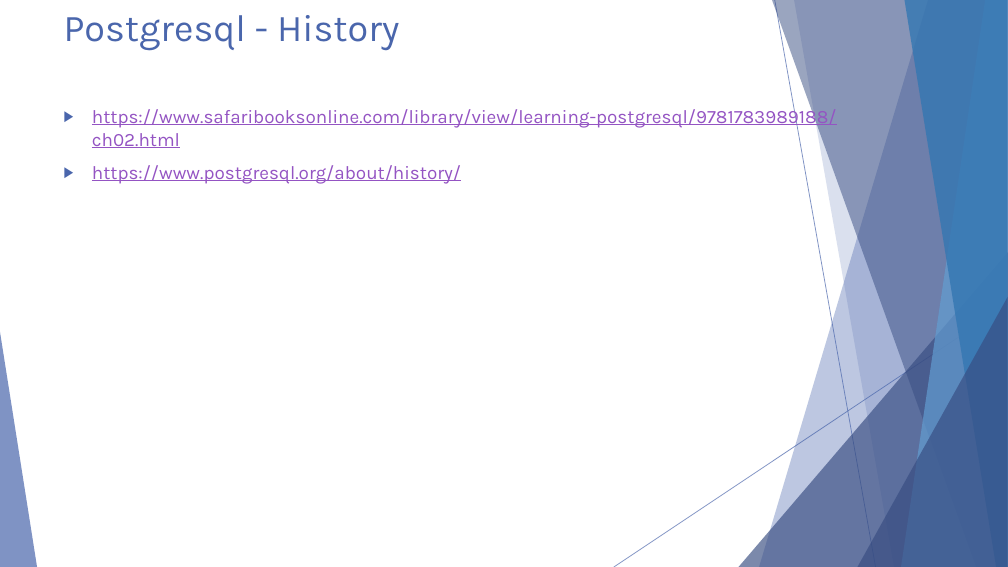
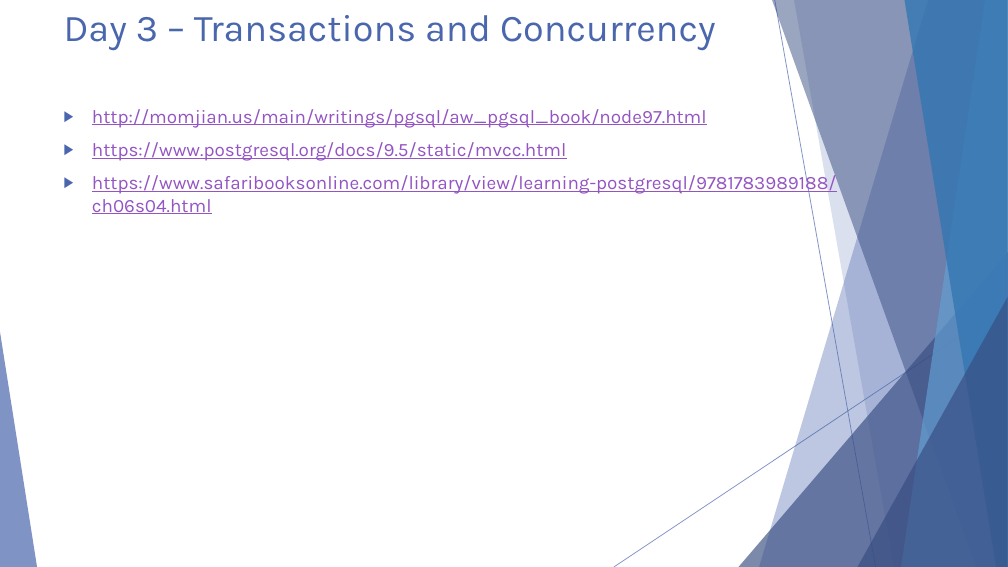
Before and after one commit to michaelrishiforrester/IntrotoPostgres2016, a slide deck: slide 3 of Presentations/Postgresql Presentation Day 3.pptx (slide 11 before the commit). Drawn at 1008x567 pixels with LibreOffice and Linux fonts; fonts in the diff are those of the drawing. Boxes give left, top, right and bottom in pixels: in the first picture for what was removed or moved away, otherwise in the second. Text is boxed around its words. In the diff, an @@ line names an element or a change of style, - is before the commit and + after.

```diff
--- a/Presentations/Postgresql Presentation Day 3.pptx
+++ b/Presentations/Postgresql Presentation Day 3.pptx
@@ title at [64,15,716,51]: text changed @@
-Postgresql - History
+Day 3 – Transactions and Concurrency
@@ text at [92,109,837,214]: text changed @@
-▶ https://www.safaribooksonline.com/library/view/learning-postgresql/9781783989188/ch02.html
-▶ https://www.postgresql.org/about/history/
+▶ http://momjian.us/main/writings/pgsql/aw_pgsql_book/node97.html
+▶ https://www.postgresql.org/docs/9.5/static/mvcc.html
+▶ https://www.safaribooksonline.com/library/view/learning-postgresql/9781783989188/ch06s04.html
```
Also in this commit, not shown: 1 other slide changed, 3 slides added, 59 slides removed, 3 other files.
